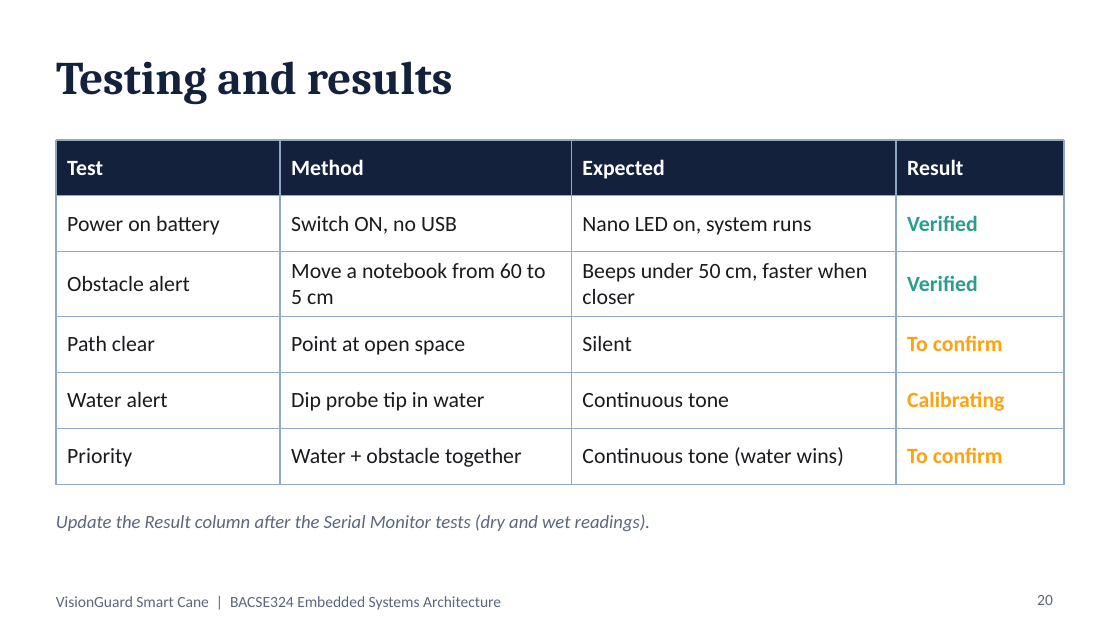
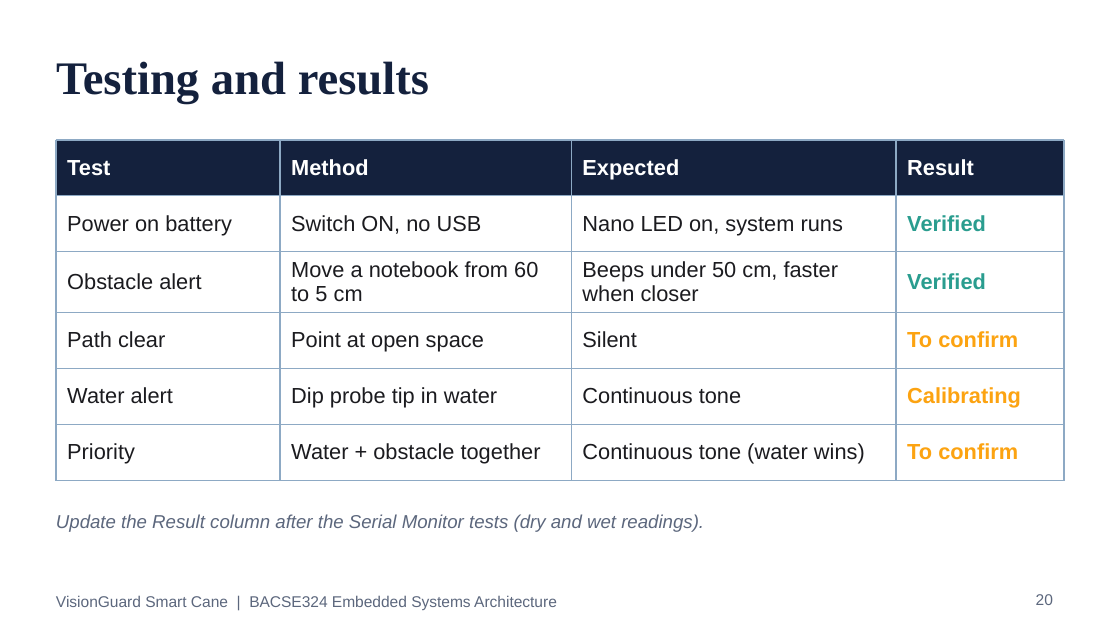
Before and after one commit to darshanpvt007-afk/visionguard-smart-cane, a slide deck: slide 20 of docs/VisionGuard_Presentation.pptx. Drawn at 1120x630 pixels with LibreOffice and Linux fonts; fonts in the diff are those of the drawing. Boxes give left, top, right and bottom in pixels: in the first picture for what was removed or moved away, otherwise in the second. Text is boxed around its words. In the diff, an @@ line names an element or a change of style, - is before the commit and + after.

```diff
--- a/docs/VisionGuard_Presentation.pptx
+++ b/docs/VisionGuard_Presentation.pptx
@@ title "Testing and results" at box(56, 61, 429, 104): font Cambria to Times New Roman @@
@@ table at box(56, 140, 1064, 468) @@
@@ font Calibri to Arial @@
@@ font Calibri to Arial in 3 elements at box(56, 514, 704, 532), box(1036, 594, 1053, 605), box(56, 595, 557, 610) @@
```
Also in this commit, not shown: 24 other slides changed, 7 other files.
